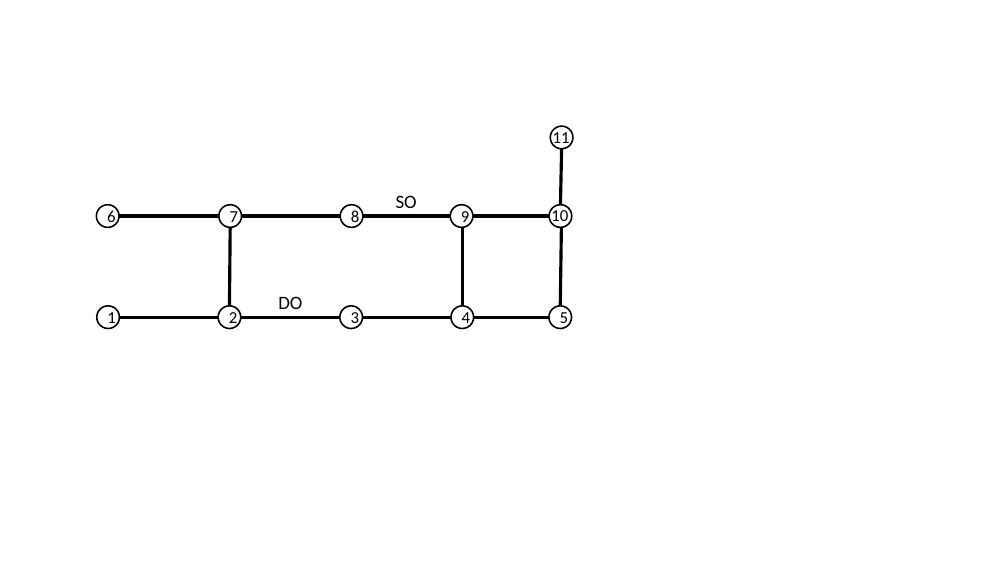
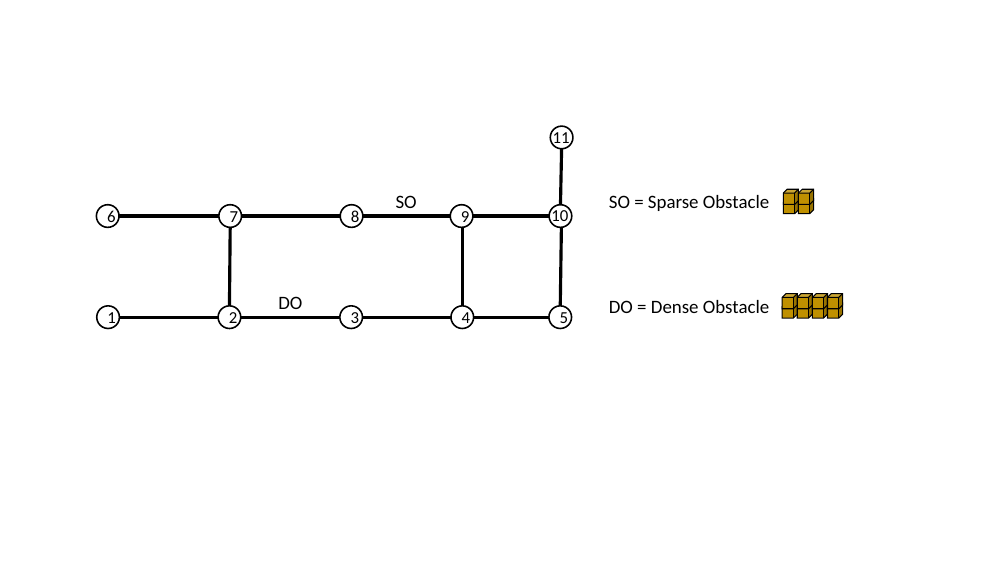
Before and after one commit to cmu-able/explainable-planning, a slide deck: slide 8 of XPlanningEvaluation/data/instruction/instruction.pptx. Drawn at 1008x567 pixels with LibreOffice and Linux fonts; fonts in the diff are those of the drawing. Boxes give left, top, right and bottom in pixels: in the first picture for what was removed or moved away, otherwise in the second. Text is boxed around its words. In the diff, an @@ line names an element or a change of style, - is before the commit and + after.

```diff
--- a/XPlanningEvaluation/data/instruction/instruction.pptx
+++ b/XPlanningEvaluation/data/instruction/instruction.pptx
@@ group added at (609,189,814,214): 4 cubes, 1 text @@
+SO = Sparse Obstacle
@@ group added at (609,293,843,318): 8 cubes, 1 text @@
+DO = Dense Obstacle
```
Also in this commit, not shown: 3 other slides changed.
